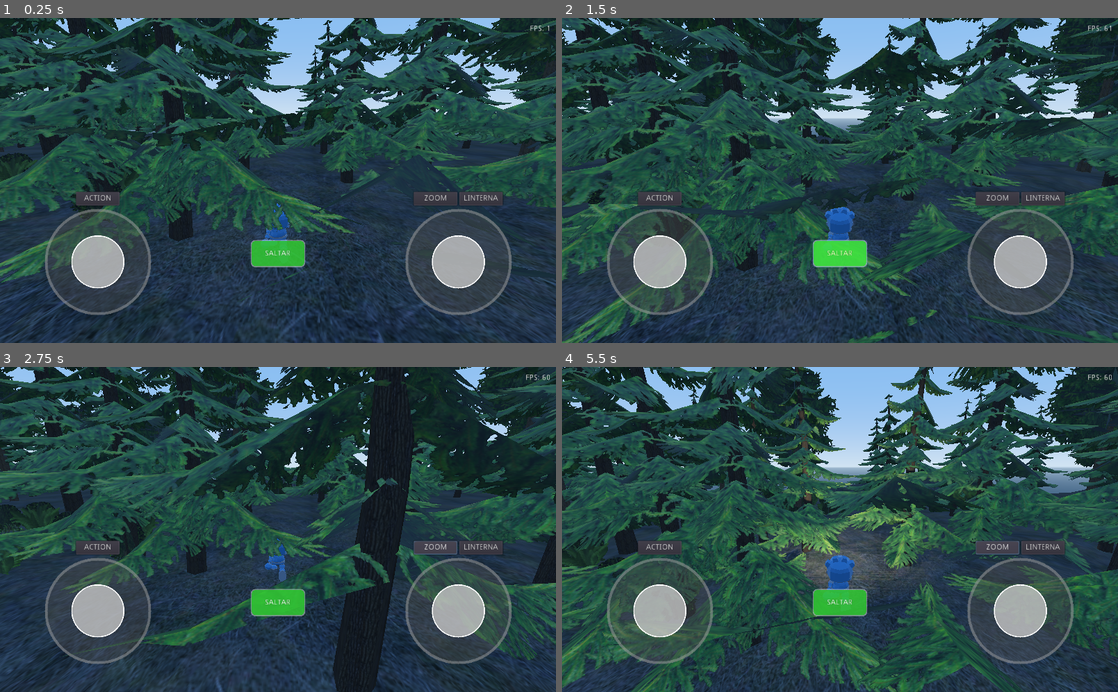
Above: before the commit, frames 1-4 (two rows, left to right).
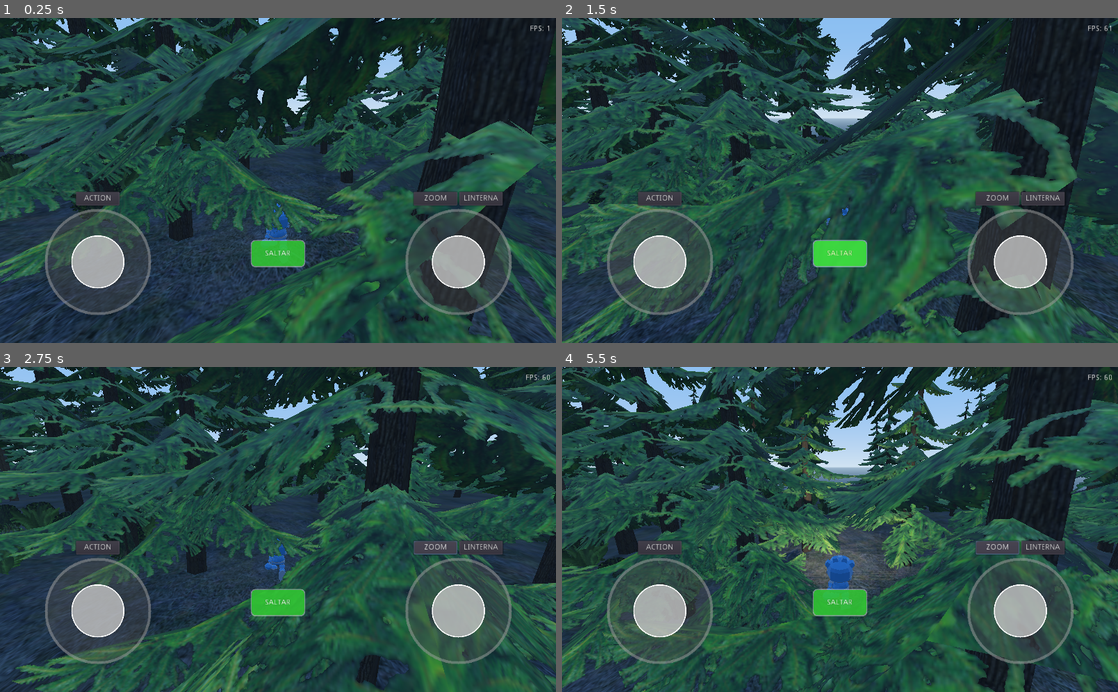
Above: after the commit, the same moments.

Repository: Pachodev77/godot1
Game: Godot game, scene res://escena/mapa_test.tscn
Two runs of this game, one before a commit and one after it. Both use one fixed random seed, a clock stepped at 60 frames per second and the inputs below.
Inputs:
- Up to frame 1 (0.25 s): no input
- Up to frame 2 (1.5 s): click "ACTION" at 0.5 s; click "SALTAR" at 1.25 s
- Up to frame 3 (2.75 s): click "ZOOM" at 2 s
- Up to frame 4 (5.5 s): click "LINTERNA" at 2.75 s; click "ACTION" at 3.5 s; click "SALTAR" at 4.25 s; click "ZOOM" at 5 s

The runs differ from the first frame. In frame 1, 28% of the frame differs, in the area x 0-100%, y 0-100%; in frame 2, 29%, in the area x 4-100%, y 0-100%; in frame 3, 23%; in frame 4, 22%.

Commit message:
clip near

Diff:
--- a/escena/day_night_system.tscn
+++ b/escena/day_night_system.tscn
@@ -25,8 +25,8 @@
 tonemap_exposure = 1.0
 
 [sub_resource type="SphereMesh" id=3]
-radius = 2000.0
-height = 4000.0
+radius = 300.0
+height = 600.0
 radial_segments = 32
 rings = 16
 
--- a/escena/jugador.tscn
+++ b/escena/jugador.tscn
@@ -19,7 +19,7 @@
 [node name="Camera" type="Camera" parent="Pivot"]
 transform = Transform( 1, 0, 0, 0, 0.965926, 0.258819, 0, -0.258819, 0.965926, 0, 0, 6 )
 current = true
-near = 4.0
+near = 1.5
 far = 350.0
 
 [node name="3DGodotRobot" parent="." instance=ExtResource( 2 )]
--- a/script/day_night_cycle.gd
+++ b/script/day_night_cycle.gd
@@ -9,6 +9,7 @@
 onready var sun_visual = $DirectionalLight/SunVisual
 onready var environment = $WorldEnvironment
 onready var stars = $Stars
+onready var player_camera = get_node_or_null("/root/Escena/jugador/Pivot/Camera")
 
 var sky: ProceduralSky
 
@@ -143,14 +144,18 @@
 		env.ambient_light_energy = 0.8 - t * 0.4
 
 func update_stars():
-	if not stars:
-		return
+    if not stars:
+        return
 
-	if cached_sun_height < -0.1:
-		var visibility = clamp((-cached_sun_height - 0.1) / 0.3, 0.0, 1.0)
-		stars.visible = true
+    if cached_sun_height < -0.1:
+        var visibility = clamp((-cached_sun_height - 0.1) / 0.3, 0.0, 1.0)
+        stars.visible = true
 
-		if stars.material_override:
-			stars.material_override.set_shader_param("star_visibility", visibility)
-	else:
-		stars.visible = false
+        if stars.material_override:
+            stars.material_override.set_shader_param("star_visibility", visibility)
+        if player_camera:
+            var t = stars.global_transform
+            t.origin = player_camera.global_transform.origin
+            stars.global_transform = t
+    else:
+        stars.visible = false
--- a/script/jugador.gd
+++ b/script/jugador.gd
@@ -22,6 +22,8 @@
 var camera_default_distance = 6.0
 var camera_zoom_distance = 8.0
 var zoom_speed = 10.0
+export var camera_near_min : float = 0.5
+export var camera_near_max : float = 1.5
 
 func _physics_process(delta):
 	# Ajustar la posición de la cámara manualmente (solo si es necesario)
@@ -109,6 +111,11 @@
 	if abs(current_distance - target_distance) > 0.01:
 		var new_distance = lerp(current_distance, target_distance, zoom_speed * delta)
 		camera.translation.z = new_distance
+
+	var desired_near = camera_near_max
+	if camera_rotation_x < 0.0:
+		desired_near = camera_near_min
+	camera.near = lerp(camera.near, desired_near, 5.0 * delta)
 
 	for n in cull_targets:
 		if n:
Not shown, changed: builds/city-demo-debug.apk
